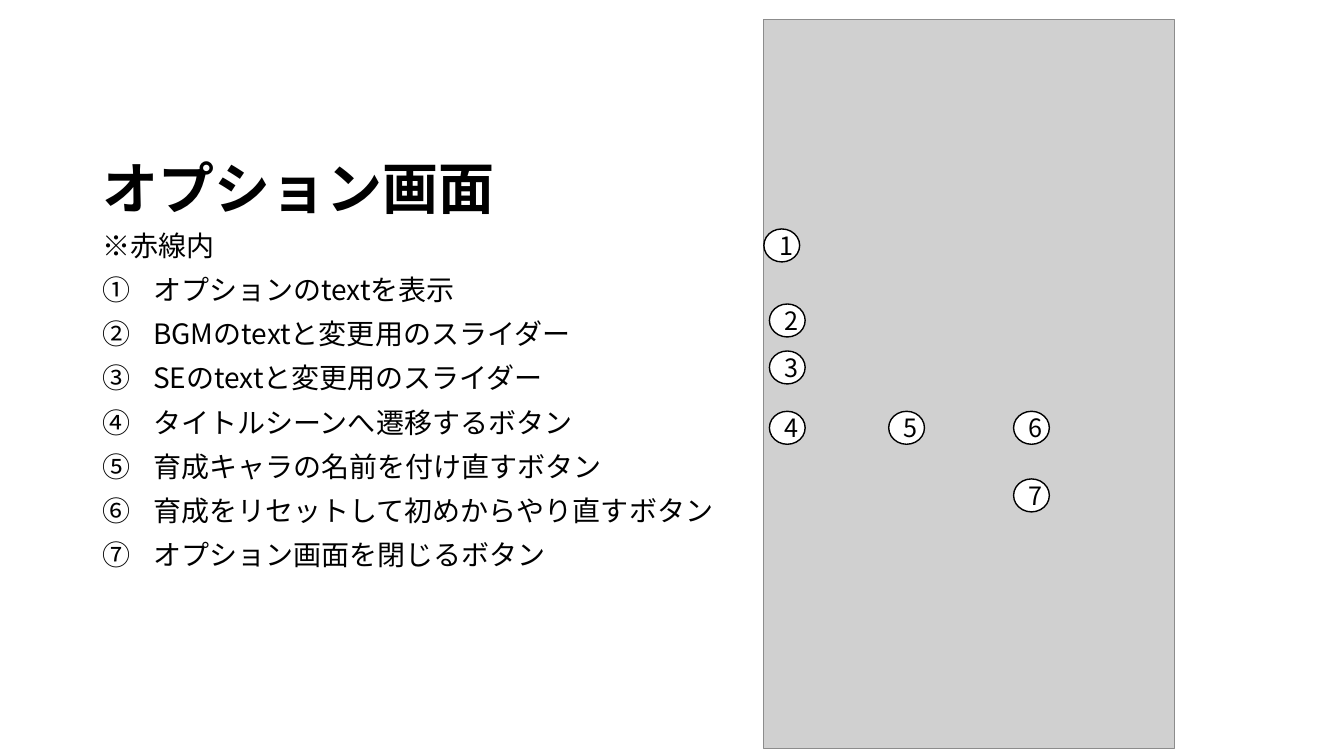
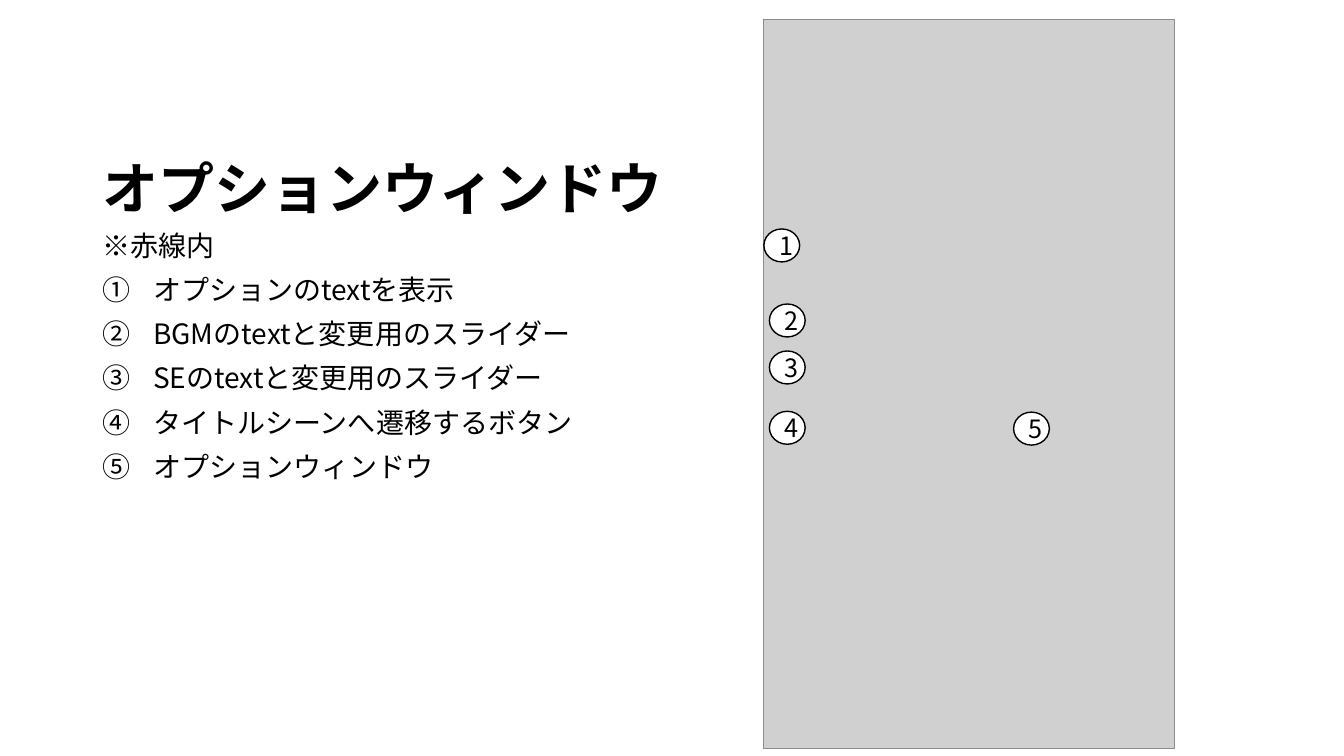
Before and after one commit to JJC-Game/StarChildren, a slide deck: slide 6 of Etc/仕様書/siyousho.pptx. Drawn at 1344x756 pixels with LibreOffice and Linux fonts; fonts in the diff are those of the drawing; grey boxes stand for pictures. Boxes give left, top, right and bottom in pixels: in the first picture for what was removed or moved away, otherwise in the second. Text is boxed around its words. In the diff, an @@ line names an element or a change of style, - is before the commit and + after.

```diff
--- a/Etc/仕様書/siyousho.pptx
+++ b/Etc/仕様書/siyousho.pptx
@@ title at bbox=[103, 161, 662, 214]: text changed @@
-オプション画面
+オプションウィンドウ
@@ ellipse "5": place and size @@
-ellipse "5" at bbox=[889, 411, 925, 445]
+ellipse "5" at bbox=[1014, 412, 1050, 446]
@@ ellipse removed at bbox=[1014, 411, 1050, 445] @@
-6
@@ text at bbox=[153, 453, 433, 480]: text changed @@
-5. 育成キャラの名前を付け直すボタン
-6. 育成をリセットして初めからやり直すボタン
-7. オプション画面を閉じるボタン
+5. オプションウィンドウ
@@ ellipse removed at bbox=[1014, 479, 1050, 512] @@
-7
```
Also in this commit, not shown: 6 other slides changed, 1 slide removed.
